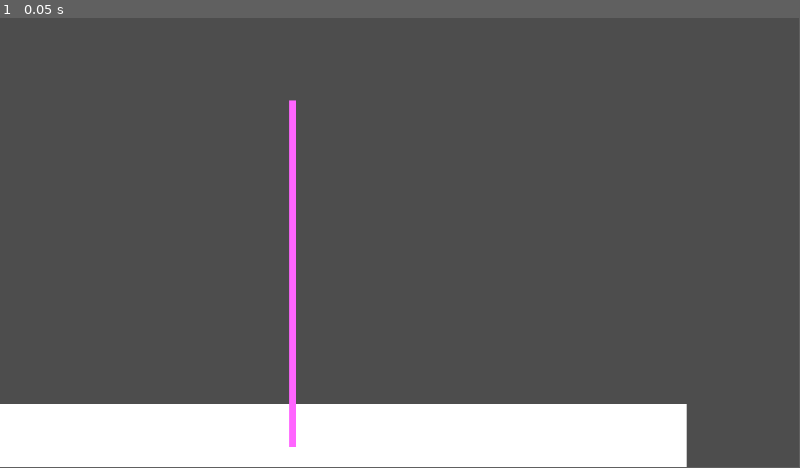
Above: before the commit, frame 1.
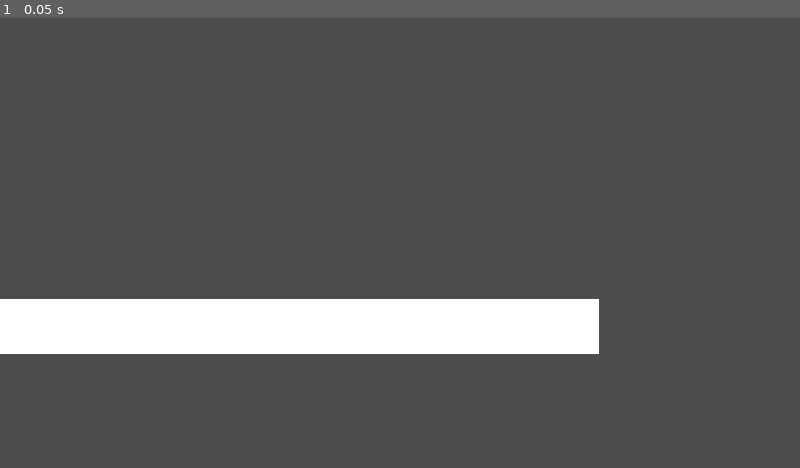
Above: after the commit, the same moment.

Repository: Arthur-Ataide/GAMEJAO
Game: Godot game, scene res://scenes/levels/main_level.tscn
The game is run twice, just before and just after one commit, with the same random seed, the same clock (stepped at 60 frames per second) and the same inputs.
Inputs:
- Up to frame 1 (0.05 s): no input
In our replay, the window is 799x449 before the commit and 800x450 after it. These sizes can differ from the game's own. Grey fills any space a smaller window leaves; there, only what the larger window draws over its background counts as a difference.

The runs differ from the first frame. In frame 1, 22% of the frame differs, in the area x 0-86%, y 18-100%.

Commit message:
atualizações

Diff:
--- a/gamejao/project.godot
+++ b/gamejao/project.godot
@@ -14,6 +14,15 @@
 run/main_scene="uid://davav8lxmqru8"
 config/features=PackedStringArray("4.5", "Mobile")
 config/icon="res://icon.svg"
+
+[display]
+
+window/size/viewport_width=640
+window/size/viewport_height=360
+window/size/mode=2
+window/size/window_width_override=1280
+window/size/window_height_override=720
+window/stretch/mode="viewport"
 
 [input]
 
@@ -60,4 +69,5 @@
 
 [rendering]
 
+textures/canvas_textures/default_texture_filter=0
 renderer/rendering_method="mobile"
--- a/gamejao/scenes/player/game.tscn
+++ b/gamejao/scenes/game.tscn
@@ -1,10 +1,12 @@
-[gd_scene load_steps=7 format=3 uid="uid://ddyta8p5vgl2b"]
+[gd_scene load_steps=9 format=3 uid="uid://ddyta8p5vgl2b"]
 
 [ext_resource type="PackedScene" uid="uid://davav8lxmqru8" path="res://scenes/levels/main_level.tscn" id="1_7f25s"]
-[ext_resource type="Script" uid="uid://gny23d0orc76" path="res://scenes/player/game.gd" id="1_o0785"]
+[ext_resource type="Script" uid="uid://gny23d0orc76" path="res://scenes/game.gd" id="1_o0785"]
 [ext_resource type="Script" uid="uid://cpoh800s32rdx" path="res://scenes/player/player_2.gd" id="3_0sx32"]
+[ext_resource type="PackedScene" uid="uid://c660heps4bk6k" path="res://scenes/props/unlockable_door.tscn" id="3_p57ef"]
 [ext_resource type="Script" uid="uid://bqotqlxl76vq5" path="res://scenes/player/player_1.gd" id="3_x21go"]
 [ext_resource type="Texture2D" uid="uid://wgitnancowcj" path="res://icon.svg" id="4_x21go"]
+[ext_resource type="Texture2D" uid="uid://cgg2ltpshf8qv" path="res://scenes/props/tile_0138.png" id="7_u5sy4"]
 
 [sub_resource type="RectangleShape2D" id="RectangleShape2D_dovo2"]
 
@@ -21,16 +23,22 @@
 [node name="SubViewport" type="SubViewport" parent="VBoxContainer/SubViewportContainer"]
 disable_3d = true
 handle_input_locally = false
-size = Vector2i(1152, 324)
+size = Vector2i(480, 135)
 render_target_update_mode = 4
 
 [node name="MainLevel" parent="VBoxContainer/SubViewportContainer/SubViewport" instance=ExtResource("1_7f25s")]
 
+[node name="UnlockableDoor" parent="VBoxContainer/SubViewportContainer/SubViewport/MainLevel" instance=ExtResource("3_p57ef")]
+position = Vector2(187, 93)
+scale = Vector2(7.4602737, -8.316794)
+
 [node name="Character" type="CharacterBody2D" parent="VBoxContainer/SubViewportContainer/SubViewport"]
-position = Vector2(216, 510)
+position = Vector2(94, 95)
+scale = Vector2(1.7795153, 1.6757996)
 script = ExtResource("3_x21go")
 
 [node name="SpritePlayer" type="Sprite2D" parent="VBoxContainer/SubViewportContainer/SubViewport/Character"]
+texture_filter = 1
 scale = Vector2(0.15625, 0.15625)
 texture = ExtResource("4_x21go")
 
@@ -48,11 +56,11 @@
 [node name="SubViewport" type="SubViewport" parent="VBoxContainer/SubViewportContainer2"]
 disable_3d = true
 handle_input_locally = false
-size = Vector2i(1152, 324)
+size = Vector2i(480, 135)
 render_target_update_mode = 4
 
 [node name="Character" type="CharacterBody2D" parent="VBoxContainer/SubViewportContainer2/SubViewport"]
-position = Vector2(118, 505)
+position = Vector2(52, -52)
 script = ExtResource("3_0sx32")
 
 [node name="SpritePlayer" type="Sprite2D" parent="VBoxContainer/SubViewportContainer2/SubViewport/Character"]
@@ -63,3 +71,7 @@
 shape = SubResource("RectangleShape2D_dovo2")
 
 [node name="Camera2D" type="Camera2D" parent="VBoxContainer/SubViewportContainer2/SubViewport/Character"]
+
+[node name="Sprite2D" type="Sprite2D" parent="."]
+position = Vector2(84, 163)
+texture = ExtResource("7_u5sy4")
--- a/gamejao/scenes/levels/main_level.tscn
+++ b/gamejao/scenes/levels/main_level.tscn
@@ -1,6 +1,4 @@
-[gd_scene load_steps=4 format=3 uid="uid://davav8lxmqru8"]
-
-[ext_resource type="PackedScene" uid="uid://d2vk830vriy5g" path="res://scenes/player/climbable_wall.tscn" id="3_fke1l"]
+[gd_scene load_steps=3 format=3 uid="uid://davav8lxmqru8"]
 
 [sub_resource type="QuadMesh" id="QuadMesh_lx3qq"]
 
@@ -10,7 +8,8 @@
 [node name="MainLevel" type="Node2D"]
 
 [node name="Platform" type="StaticBody2D" parent="."]
-position = Vector2(490, 607)
+position = Vector2(238.99998, 246.99998)
+scale = Vector2(0.47999877, 0.44)
 
 [node name="MeshInstance2D" type="MeshInstance2D" parent="Platform"]
 scale = Vector2(1000, 100)
@@ -18,7 +17,3 @@
 
 [node name="CollisionShape2D" type="CollisionShape2D" parent="Platform"]
 shape = SubResource("RectangleShape2D_ojqrr")
-
-[node name="ClimbableWall" parent="." instance=ExtResource("3_fke1l")]
-position = Vector2(422, 369)
-scale = Vector2(1, 5)
--- a/gamejao/scenes/player/player1.gd
+++ /dev/null
@@ -1,21 +0,0 @@
-extends CharacterBody2D
-
-var gravity = 30
-var jump_force = 1000
-
-func _physics_process(_delta: float):
-	if !is_on_floor():
-		velocity.y += gravity
-		if velocity.y >= 500:
-			velocity.y = 500
-		if Input.is_action_pressed("down_player_2"):
-			velocity.y += 300
-
-	if Input.is_action_just_pressed("jump_player_2") && is_on_floor():
-		velocity.y = -jump_force
-
-
-	var horizontaDirection = Input.get_axis("left_player_2", "right_player_2")
-	velocity.x = 300 * horizontaDirection
-
-	move_and_slide()
--- a/gamejao/scenes/player/player1.tscn
+++ /dev/null
@@ -1,16 +0,0 @@
-[gd_scene load_steps=4 format=3 uid="uid://bhfodnwgyinnw"]
-
-[ext_resource type="Texture2D" uid="uid://wgitnancowcj" path="res://icon.svg" id="1_8afob"]
-[ext_resource type="Script" uid="uid://dres8awxfhg72" path="res://scenes/player/player1.gd" id="1_dovo2"]
-
-[sub_resource type="RectangleShape2D" id="RectangleShape2D_dovo2"]
-
-[node name="Player1" type="CharacterBody2D"]
-script = ExtResource("1_dovo2")
-
-[node name="SpritePlayer1" type="Sprite2D" parent="."]
-scale = Vector2(0.15625, 0.15625)
-texture = ExtResource("1_8afob")
-
-[node name="CollisionShapePlayer1" type="CollisionShape2D" parent="."]
-shape = SubResource("RectangleShape2D_dovo2")
--- a/gamejao/scenes/player/climbable_wall.tscn
+++ b/gamejao/scenes/props/climbable_wall.tscn
@@ -1,6 +1,6 @@
 [gd_scene load_steps=4 format=3 uid="uid://d2vk830vriy5g"]
 
-[ext_resource type="Script" uid="uid://bygoa31na7gjr" path="res://scenes/player/climbable_wall.gd" id="1_v3dk7"]
+[ext_resource type="Script" uid="uid://bygoa31na7gjr" path="res://scenes/props/climbable_wall.gd" id="1_v3dk7"]
 
 [sub_resource type="QuadMesh" id="QuadMesh_c03g2"]
 
--- /dev/null
+++ b/gamejao/scenes/props/unlockable_door.gd
@@ -0,0 +1 @@
+extends StaticBody2D
--- /dev/null
+++ b/gamejao/scenes/props/unlockable_door.tscn
@@ -0,0 +1,15 @@
+[gd_scene load_steps=4 format=3 uid="uid://c660heps4bk6k"]
+
+[ext_resource type="Script" uid="uid://c2f1p2kp3rv18" path="res://scenes/props/unlockable_door.gd" id="1_7xey7"]
+[ext_resource type="Texture2D" uid="uid://bhho4v7oameyc" path="res://kenney_pico-8-platformer/Default/Tiles/tile_0013.png" id="2_fhx7l"]
+
+[sub_resource type="RectangleShape2D" id="RectangleShape2D_fhx7l"]
+
+[node name="UnlockableDoor" type="StaticBody2D"]
+script = ExtResource("1_7xey7")
+
+[node name="UnlockableDoorCollision" type="CollisionShape2D" parent="."]
+shape = SubResource("RectangleShape2D_fhx7l")
+
+[node name="Sprite2D" type="Sprite2D" parent="."]
+texture = ExtResource("2_fhx7l")
Renamed: gamejao/scenes/player/game.gd -> gamejao/scenes/game.gd
Renamed: gamejao/scenes/player/game.gd.uid -> gamejao/scenes/game.gd.uid
Not shown, removed: gamejao/scenes/player/player1.gd.uid
Renamed: gamejao/scenes/player/climbable_wall.gd -> gamejao/scenes/props/climbable_wall.gd
Renamed: gamejao/scenes/player/climbable_wall.gd.uid -> gamejao/scenes/props/climbable_wall.gd.uid
Binary file added: gamejao/scenes/props/tile_0138.png
Not shown, added: gamejao/scenes/props/tile_0138.png.import
Not shown, added: gamejao/scenes/props/unlockable_door.gd.uid
